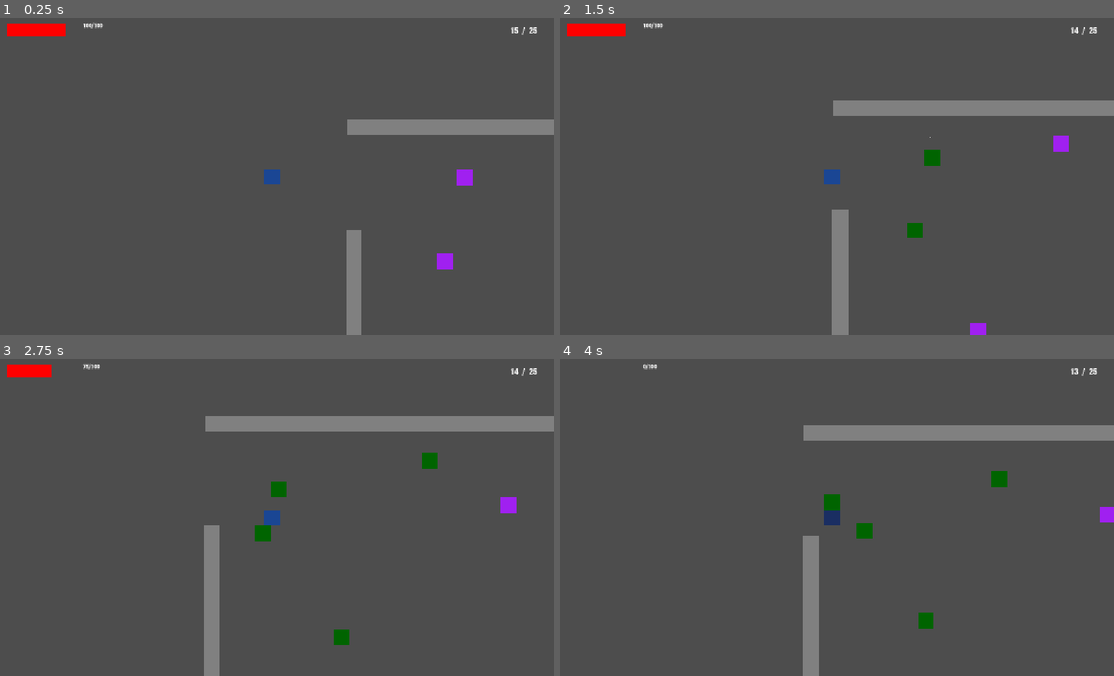
Above: before the commit, frames 1-4 (two rows, left to right).
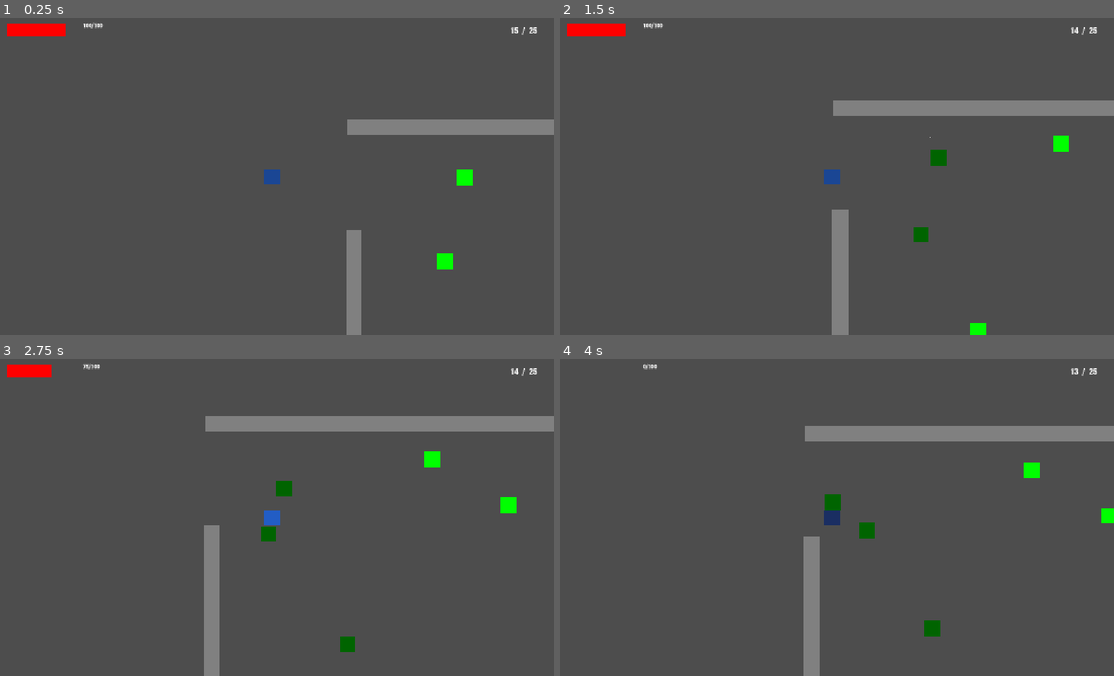
Above: after the commit, the same moments.

Repository: bk-bf/ZED
Game: Godot game, scene res://scenes/testing/movement_test.tscn
Same seed, same stepped clock (60 frames per second), same inputs: the game is played once before the commit and once after it.
Inputs (mouse positions are in pixels of both pictures, inside the frame that each line leads up to):
- Up to frame 1 (0.25 s): no input
- Up to frame 2 (1.5 s): tap Enter at 0.5 s; move the mouse to (953, 160) at 0.52 s; hold D (move_right) 0.53-1.28 s; click (953, 160) at 0.67 s; move the mouse to (720, 192) at 1.27 s; hold S (move_down) from 1.28 s (still down)
- Up to frame 3 (2.75 s): move the mouse to (326, 447) at 2.02 s; release S (move_down) at 2.03 s; hold D (move_right) from 2.03 s (still down)
- Up to frame 4 (4 s): move the mouse to (803, 580) at 2.77 s; release D (move_right) at 2.78 s; hold W (move_up) 2.78-3.53 s; click (803, 580) at 2.92 s; move the mouse to (1003, 565) at 3.52 s; hold A (move_left) from 3.53 s (still down)

The runs differ from the first frame. In frame 1, 0.3% of the frame differs, in the area x 78-86%, y 47-80%; in frame 2, 0.5%; in frame 3, 0.9%; in frame 4, 1.1%, in the area x 43-100%, y 20-100%.

Commit message:
Enhances zombie mechanics by implementing a type system with distinct stats and behaviors, updates zombie data initialization, and refines AI pathfinding and sight range based on type. Adds comprehensive level design documentation for tactical environments and establishes a weekly scope evaluation protocol for project management.

Diff:
--- a/scripts/entities/zombie_data.gd
+++ b/scripts/entities/zombie_data.gd
@@ -18,6 +18,9 @@
 # loot pool dictionary
 @export var loot_pool: Dictionary = {}
 
+# Zombie Type
+@export var zombie_type: EntitiesType.ZombieType = EntitiesType.ZombieType.WALKER
+
 # Zombie states
 @export var state: ZombieState = ZombieState.IDLE
 
@@ -30,16 +33,36 @@
 }
 
 func _init():
+	_setup_type_stats()
 	health = max_health
+	setup_loot_pool()
 
-	# Set up default loot pool with 100% pistol ammo drop chance
-	# Combined structure: item_id -> {chance: float, min_amount: int, max_amount: int}
+func _setup_type_stats():
+	match zombie_type:
+		EntitiesType.ZombieType.WALKER:
+			max_health = 100
+			speed = 50.0
+			damage = 25
+			sight_range = 300.0
+		EntitiesType.ZombieType.RUNNER:
+			max_health = 75
+			speed = 100.0
+			damage = 20
+			sight_range = 350.0
+		EntitiesType.ZombieType.BRUTE:
+			max_health = 200
+			speed = 30.0
+			damage = 40
+			sight_range = 250.0
+
+# Set up default loot pool with 100% pistol ammo drop chance
+# Combined structure: item_id -> {chance: float, min_amount: int, max_amount: int}
+func setup_loot_pool():
 	loot_pool["placeholder_pistol_ammo"] = {
 		"chance": 1.0,
 		"min_amount": 3,
 		"max_amount": 8
 	}
-
 
 func get_resistances() -> Dictionary:
 	return {
--- a/scripts/mechanics/zombie.gd
+++ b/scripts/mechanics/zombie.gd
@@ -11,9 +11,9 @@
 
 func _ready():
 	_initialize_zombie_data()
+	_setup_collision_layers()
+	_setup_sight_range()
 	_setup_damage_area()
-	_setup_sight_range()
-	_setup_collision_layers()
 	_setup_visual_state()
 	add_to_group("zombies")
 
@@ -42,6 +42,11 @@
 	var sight_range = $SightRange
 	sight_range.collision_layer = 0
 	sight_range.collision_mask = PhysicsLayers.PLAYER
+
+	# Update the CircleShape2D radius to match zombie_data.sight_range
+	var collision_shape = sight_range.get_node("CollisionShape2D")
+	if collision_shape and collision_shape.shape is CircleShape2D:
+		collision_shape.shape.radius = zombie_data.sight_range
 
 	_connect_sight_signals()
 
@@ -142,17 +147,17 @@
 	var player = get_tree().get_first_node_in_group("player")
 
 	if player and _is_player_in_sight_range(player) and _has_line_of_sight(player):
-		# Player is visible - chase directly with obstacle avoidance
+		# Use zombie_data.speed instead of hardcoded value
 		var target_direction = (player.global_position - global_position).normalized()
 		var movement_direction = _get_avoidance_direction(target_direction)
-		velocity = movement_direction * zombie_data.speed
+		velocity = movement_direction * zombie_data.speed # <-- Uses type-specific speed
 		zombie_data.target_position = player.global_position
 
 	elif zombie_data.target_position != Vector2.ZERO:
-		# Player not visible - move to last known position with avoidance
+		# Use zombie_data.speed for search movement too
 		var target_direction = (zombie_data.target_position - global_position).normalized()
 		var movement_direction = _get_avoidance_direction(target_direction)
-		velocity = movement_direction * zombie_data.speed * 0.7
+		velocity = movement_direction * zombie_data.speed * 0.7 # <-- Uses type-specific speed
 
 		if global_position.distance_to(zombie_data.target_position) < 32.0:
 			zombie_data.target_position = Vector2.ZERO
@@ -316,7 +321,7 @@
 
 	match zombie_data.state:
 		ZombieData.ZombieState.IDLE:
-			color_rect.color = Color.PURPLE
+			color_rect.color = Color.GREEN
 		ZombieData.ZombieState.CHASING:
 			color_rect.color = Color.DARK_GREEN
 		ZombieData.ZombieState.ATTACKING:
--- a/scripts/types/entities_type.gd
+++ b/scripts/types/entities_type.gd
@@ -0,0 +1,59 @@
+# scripts/types/entities_type.gd
+class_name EntitiesType
+
+# Zombie type definitions for ZED project
+# Used across AI systems, wave spawning, UI, and debug tracking
+enum ZombieType {
+	WALKER = 0, # Standard zombie - balanced stats
+	RUNNER = 1, # Fast zombie - high speed, lower health
+	BRUTE = 2 # Tank zombie - high health, slow speed
+}
+
+# Static methods for zombie type information
+static func get_zombie_type_name(type: ZombieType) -> String:
+	match type:
+		ZombieType.WALKER:
+			return "Walker"
+		ZombieType.RUNNER:
+			return "Runner"
+		ZombieType.BRUTE:
+			return "Brute"
+		_:
+			return "Unknown"
+
+static func get_zombie_type_description(type: ZombieType) -> String:
+	match type:
+		ZombieType.WALKER:
+			return "Standard zombie with balanced stats"
+		ZombieType.RUNNER:
+			return "Fast-moving zombie with reduced health"
+		ZombieType.BRUTE:
+			return "Heavily armored zombie with high health"
+		_:
+			return "Unknown zombie type"
+
+# Get all available zombie types for iteration
+static func get_all_zombie_types() -> Array[ZombieType]:
+	return [ZombieType.WALKER, ZombieType.RUNNER, ZombieType.BRUTE]
+
+# Random zombie type selection for wave spawning
+static func get_random_zombie_type() -> ZombieType:
+	var types = get_all_zombie_types()
+	return types[randi() % types.size()]
+
+# Weighted random selection for progressive difficulty
+static func get_weighted_zombie_type(wave_number: int) -> ZombieType:
+	# Early waves favor WALKER, later waves introduce variety
+	var walker_weight = max(1, 5 - wave_number) # Decreases over time
+	var runner_weight = min(3, wave_number) # Increases with waves
+	var brute_weight = max(0, wave_number - 3) # Appears after wave 3
+
+	var total_weight = walker_weight + runner_weight + brute_weight
+	var random_value = randi() % total_weight
+
+	if random_value < walker_weight:
+		return ZombieType.WALKER
+	elif random_value < walker_weight + runner_weight:
+		return ZombieType.RUNNER
+	else:
+		return ZombieType.BRUTE
Not shown, changed: docs/design/Core_Mechanics.md
Not shown, added: docs/design/Level_Design.md
Not shown, changed: docs/planning/DAILY_TASKS.md
Not shown, added: docs/planning/Doc_Check.md
Not shown, changed: docs/technical/Project_Structure.md
Not shown, added: docs/technical/Scope_Evaluation.md
